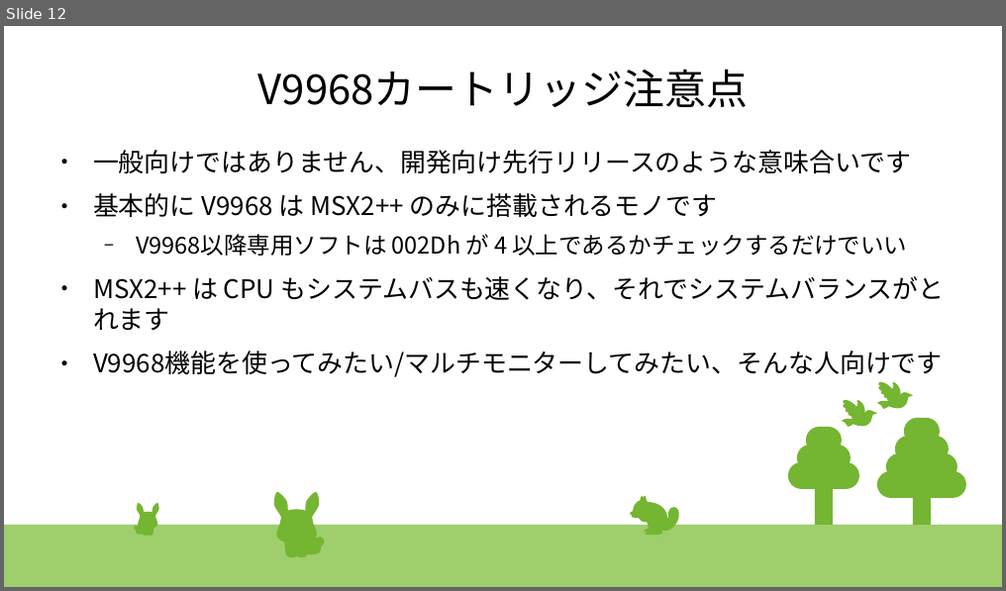
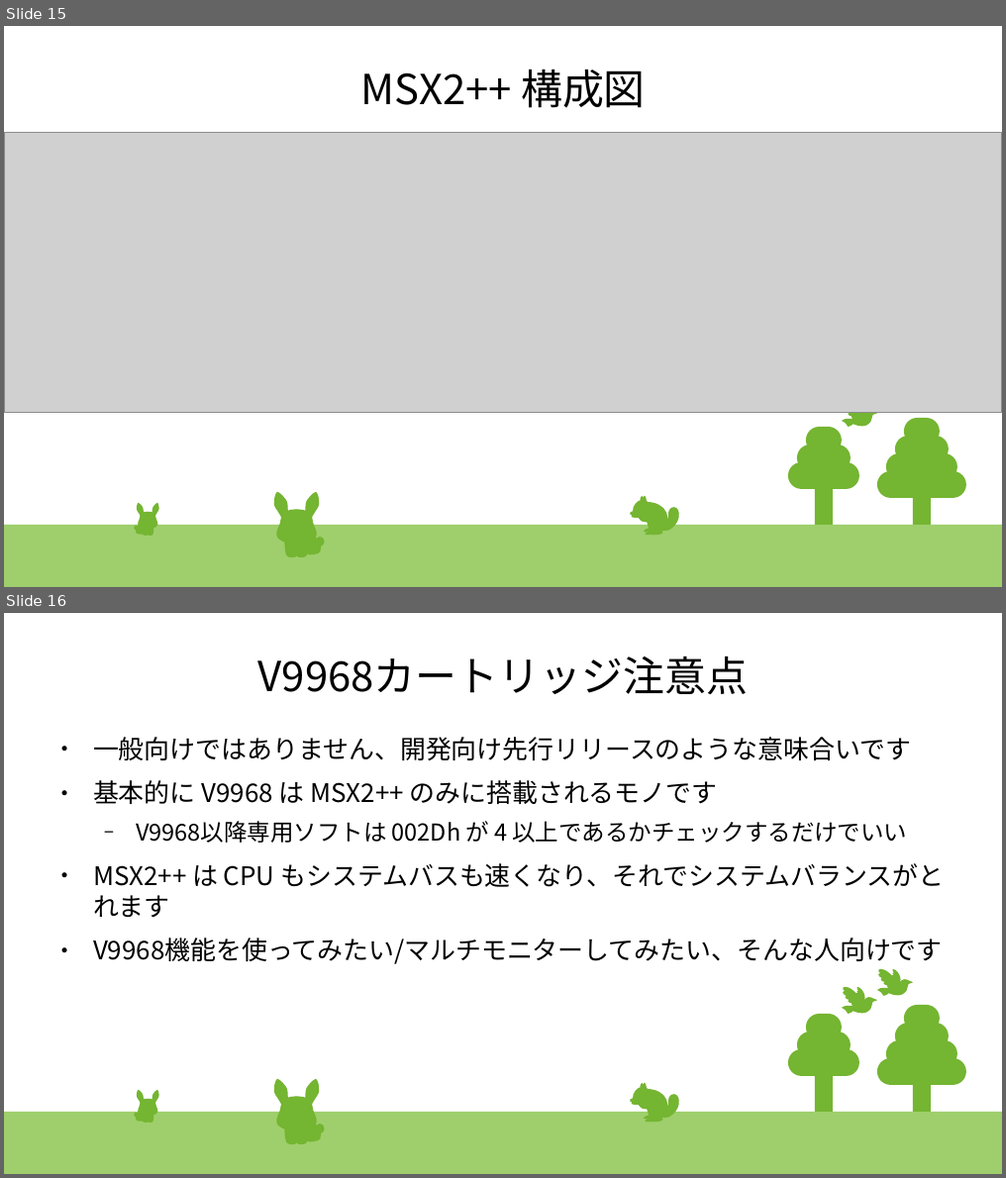
Before and after one commit to hra1129/TangCartMSX, a slide deck: RTL/tangnano20k_vdp_cartridge_rev2_step1/src/th9958/devcon/doc/2025_Dec_13th_v9968progress.odp. Shown one above the other, each under a label of ours: slide 12 before the commit, slides 15 and 16 after it. The pictures are 1006x591 and 1006x1178 pixels, drawn with LibreOffice and Linux fonts; fonts in the diff are those of the drawing; grey boxes stand for pictures. Boxes give left, top, right and bottom in pixels: in the first picture for what was removed or moved away, otherwise in the second. Text is boxed around its words. In the diff, an @@ line names an element or a change of style, - is before the commit and + after.

```diff
--- a/RTL/tangnano20k_vdp_cartridge_rev2_step1/src/th9958/devcon/doc/2025_Dec_13th_v9968progress.odp
+++ b/RTL/tangnano20k_vdp_cartridge_rev2_step1/src/th9958/devcon/doc/2025_Dec_13th_v9968progress.odp
@@ slide 15 added at (4,26,1002,587), background #FFFFFF; not listed: 77 template elements that a slide beside it also shows @@
@@ title added at (360,69,646,108), 33 pt, text #000000 @@
+MSX2++ 構成図
@@ picture added at (4,133,1002,413) @@
@@ what was slide 12 is now slide 16 @@
```
Also in this commit, not shown: 11 slides changed, 3 other slides added, 3 other files.
